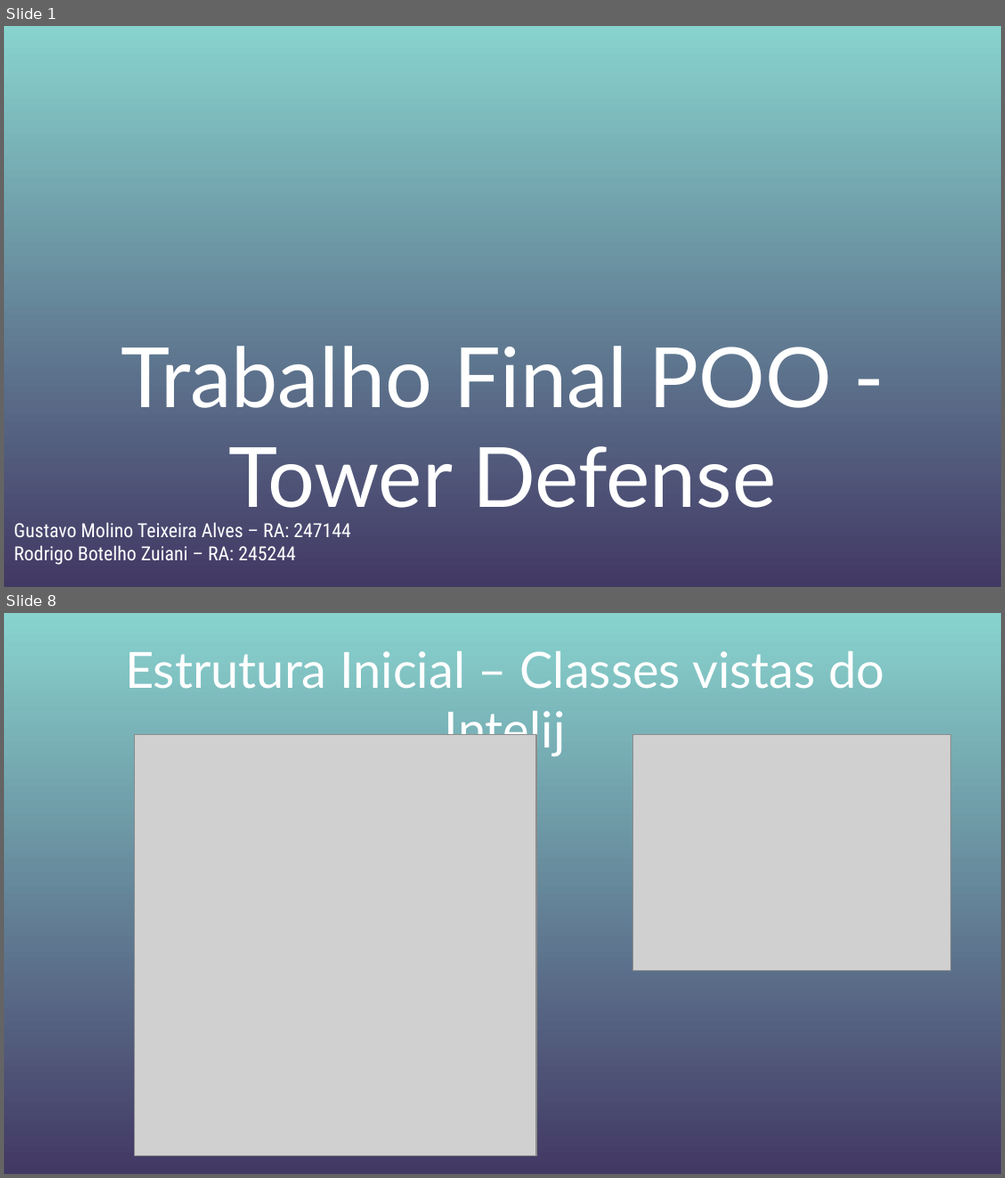
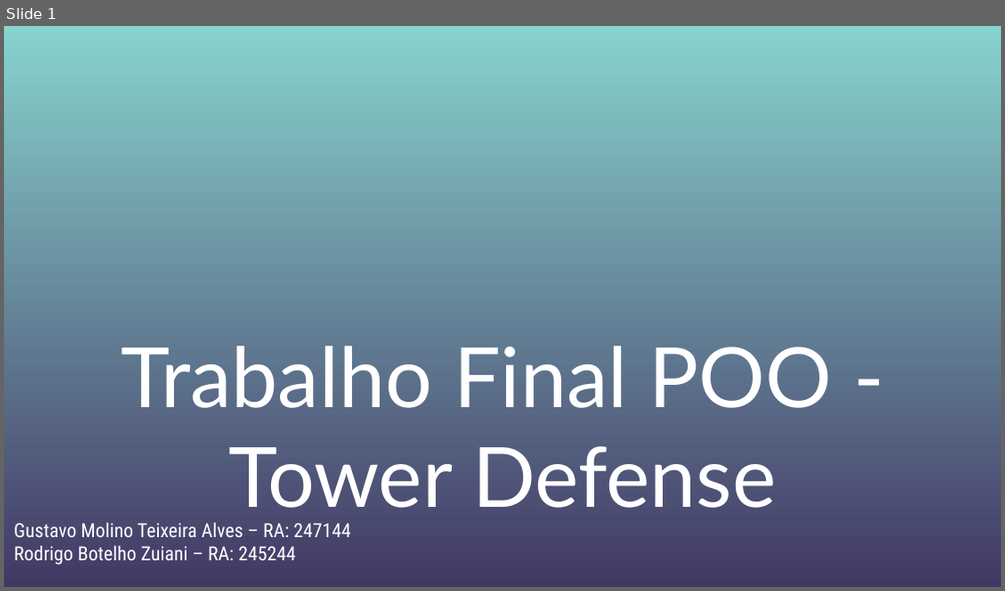
Before and after one commit to Grupo-Gustavo-Rodrigo-lab05/TrabPOO, a slide deck: assets/ApresentaçãoFinal.pptx. Shown one above the other, each under a label of ours: slides 1 and 8 before the commit, slide 1 after it; the slides between them are not shown. The pictures are 1005x1178 and 1005x591 pixels, drawn with LibreOffice and Linux fonts; fonts in the diff are those of the drawing; grey boxes stand for pictures; background and template pictures are left out. Boxes give left, top, right and bottom in pixels: in the first picture for what was removed or moved away, otherwise in the second. Text is boxed around its words. In the diff, an @@ line names an element or a change of style, - is before the commit and + after.

```diff
--- a/assets/ApresentaçãoFinal.pptx
+++ b/assets/ApresentaçãoFinal.pptx
@@ slide 8 removed at (4,613,1001,1174), background gradient #88D3CE to #423864 @@
@@ title removed at (125,651,884,756) @@
-Estrutura Inicial – Classes vistas do Intelij
@@ picture removed at (135,735,536,1155) @@
@@ picture removed at (633,735,951,971) @@
```
Also in this commit, not shown: 10 slides changed, 1 slide added.
